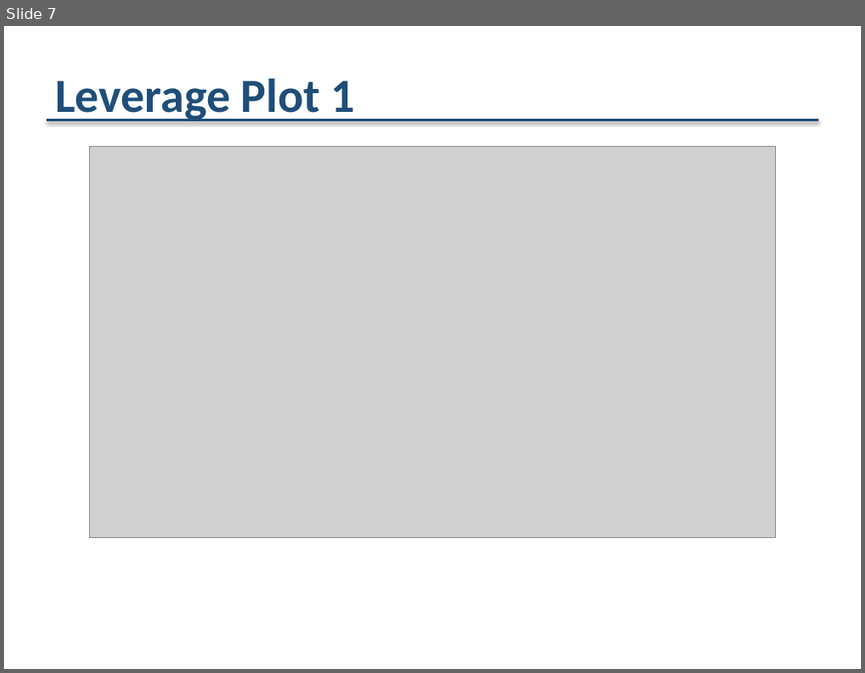
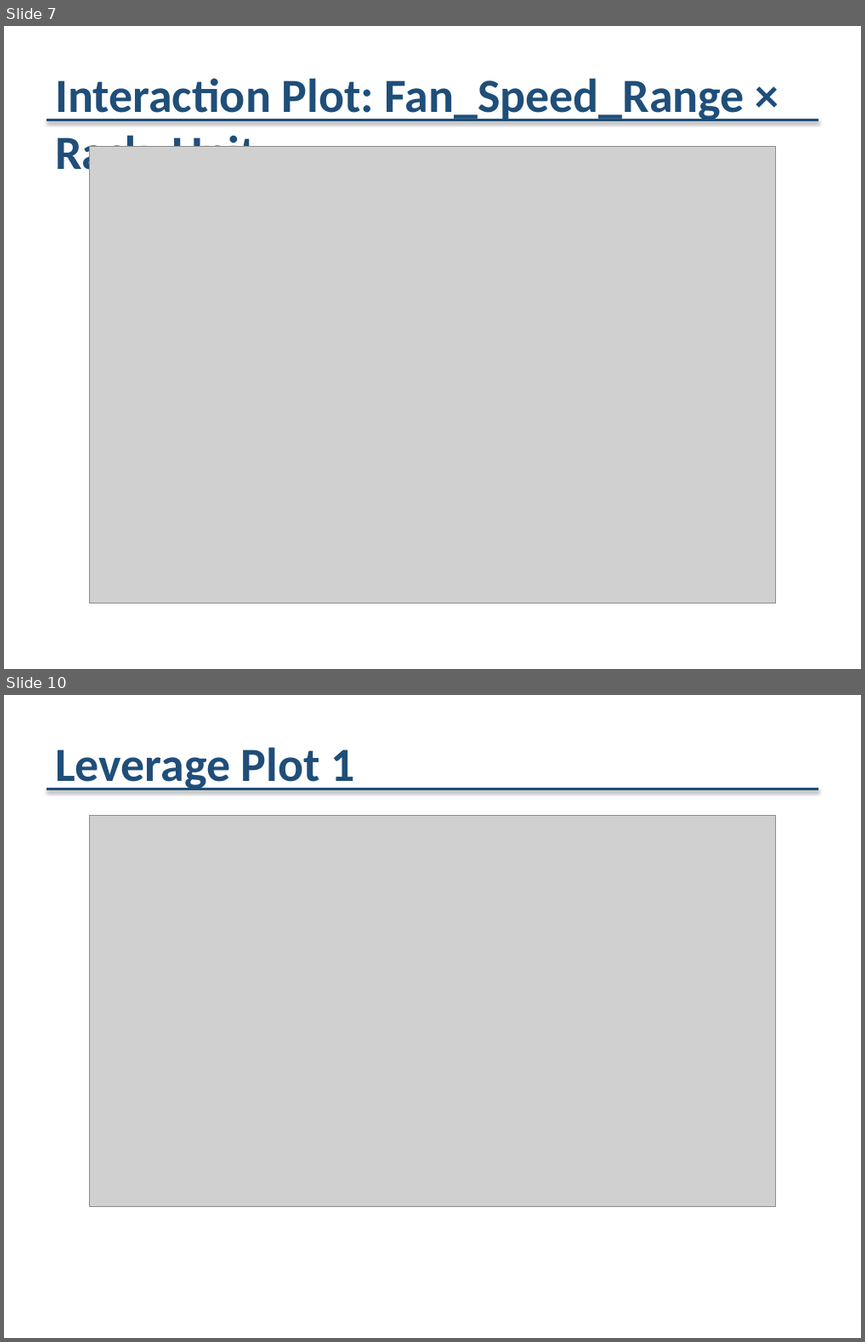
Before and after one commit to VictorBlakeG/doe, a slide deck: outputs/doe_analysis_report.pptx. Shown one above the other, each under a label of ours: slide 7 before the commit, slides 7 and 10 after it; the slides between them are not shown. The pictures are 865x673 and 865x1342 pixels, drawn with LibreOffice and Linux fonts; fonts in the diff are those of the drawing; grey boxes stand for pictures. Boxes give left, top, right and bottom in pixels: in the first picture for what was removed or moved away, otherwise in the second. Text is boxed around its words. In the diff, an @@ line names an element or a change of style, - is before the commit and + after.

Commit message:
Add missing interaction plots for Fan_Speed_Range and implement PDF/PPTX integration
Changes:
1. Fixed create_interaction_plots() in doe.py to generate one plot per unique factor pair
   - Previously limited to 6 individual level pairs, only showing Manufacturer×Rack_Unit
   - Now identifies unique factor pairs and generates representative plot for each:
     • Fan_Speed_Range × Rack_Unit (ADDED)
     • Fan_Speed_Range × Transceiver_Manufacturer (ADDED)
     • Rack_Unit × Transceiver_Manufacturer (existing)

2. Added interaction plot extraction for PDF generation in pdf_generator_plotly.py
   - New function: extract_interaction_plots_from_html_for_pdf()
   - Extracts Plotly figures from HTML and converts to PNG for PDF embedding
   - Integrated into both full and reduced model PDF generation

3. Updated powerpoint_generator.py to handle 3 unique factor pairs
   - PowerPoint now embeds 3 interaction plots for full model
   - PowerPoint now embeds 2 interaction plots for reduced model

Results:
✅ Full Model: 3 interaction plots in HTML, PDF (2.75 MB), and PPTX
✅ Reduced Model: 2 interaction plots in HTML, PDF (1.75 MB), and PPTX
✅ All output formats now include the previously missing Fan_Speed_Range interactions

```diff
--- a/outputs/doe_analysis_report.pptx
+++ b/outputs/doe_analysis_report.pptx
@@ slide 7 added at (x1=4, y1=26, x2=861, y2=669), background #FFFFFF @@
@@ text added at (x1=55, y1=78, x2=744, y2=180), 40 pt, text #1F4E79, bold @@
+Interaction Plot: Fan_Speed_Range × Rack_Unit
@@ line added from (46, 120) to (818, 120), #1F4E79 2 pt @@
@@ picture added at (x1=90, y1=146, x2=775, y2=602) @@
@@ what was slide 7 is now slide 10 @@
```
Also in this commit, not shown: 2 other slides added, 8 other files.
